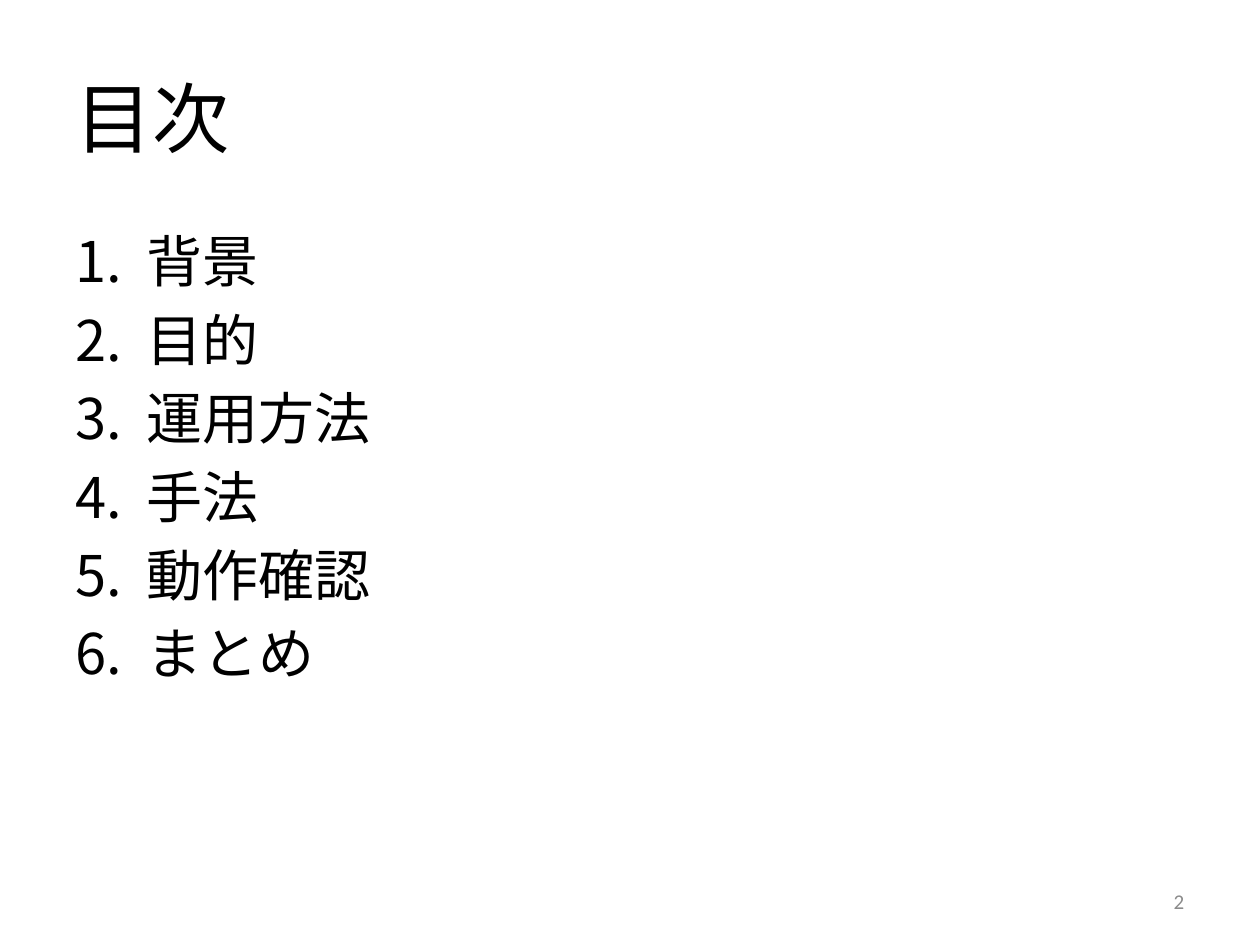
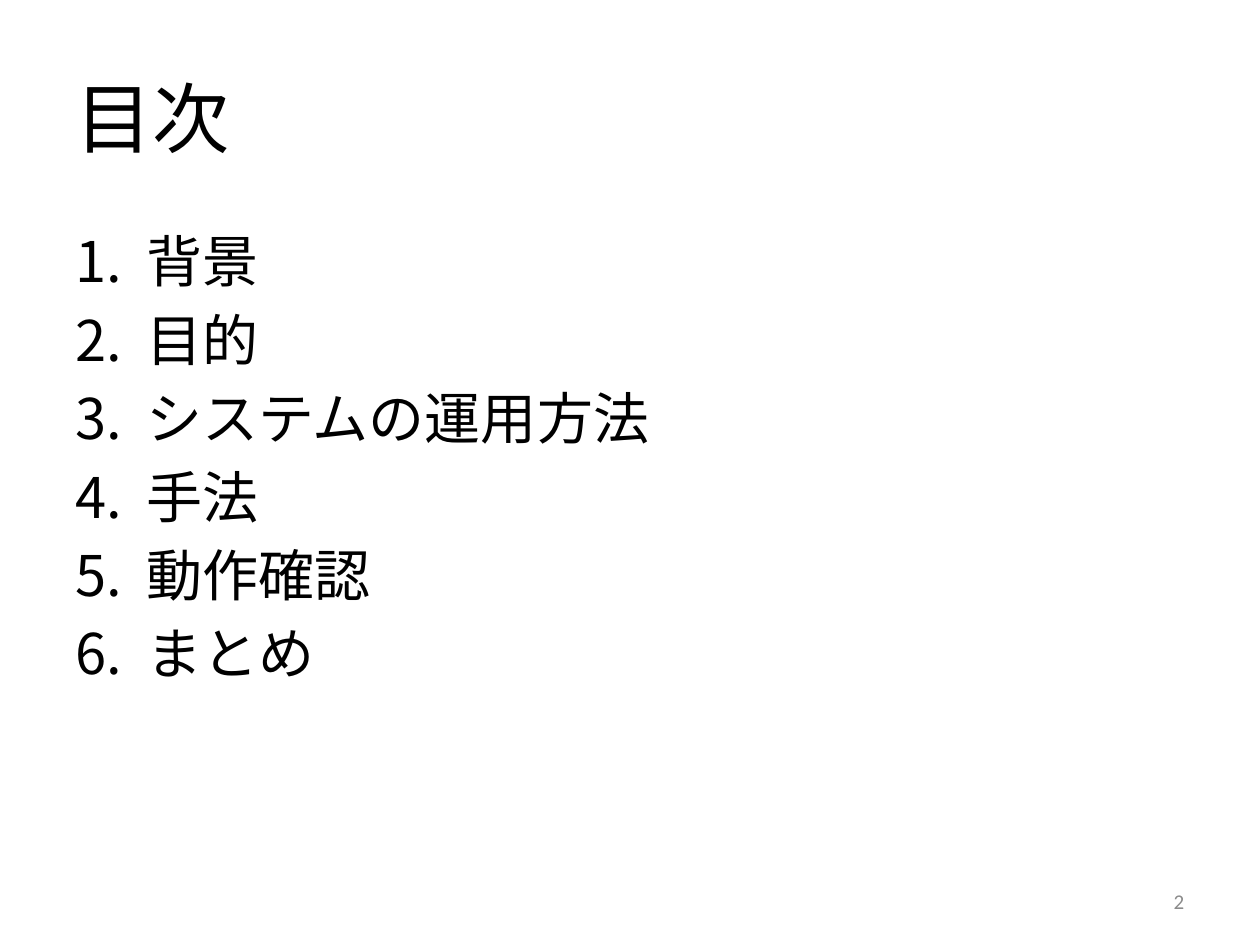
Before and after one commit to keimatsui/kadai, a slide deck: slide 2 of 卒業論文/2012/工藤亮/卒論発表（工藤）.pptx. Drawn at 1260x945 pixels with LibreOffice and Linux fonts; fonts in the diff are those of the drawing. Boxes give left, top, right and bottom in pixels: in the first picture for what was removed or moved away, otherwise in the second. Text is boxed around its words. In the diff, an @@ line names an element or a change of style, - is before the commit and + after.

```diff
--- a/卒業論文/2012/工藤亮/卒論発表（工藤）.pptx
+++ b/卒業論文/2012/工藤亮/卒論発表（工藤）.pptx
@@ text at [146,391,649,444]: text changed @@
-3. 運用方法
+3. システムの運用方法
```
Also in this commit, not shown: 19 other slides changed, 2 slides added, 1 slide removed.
